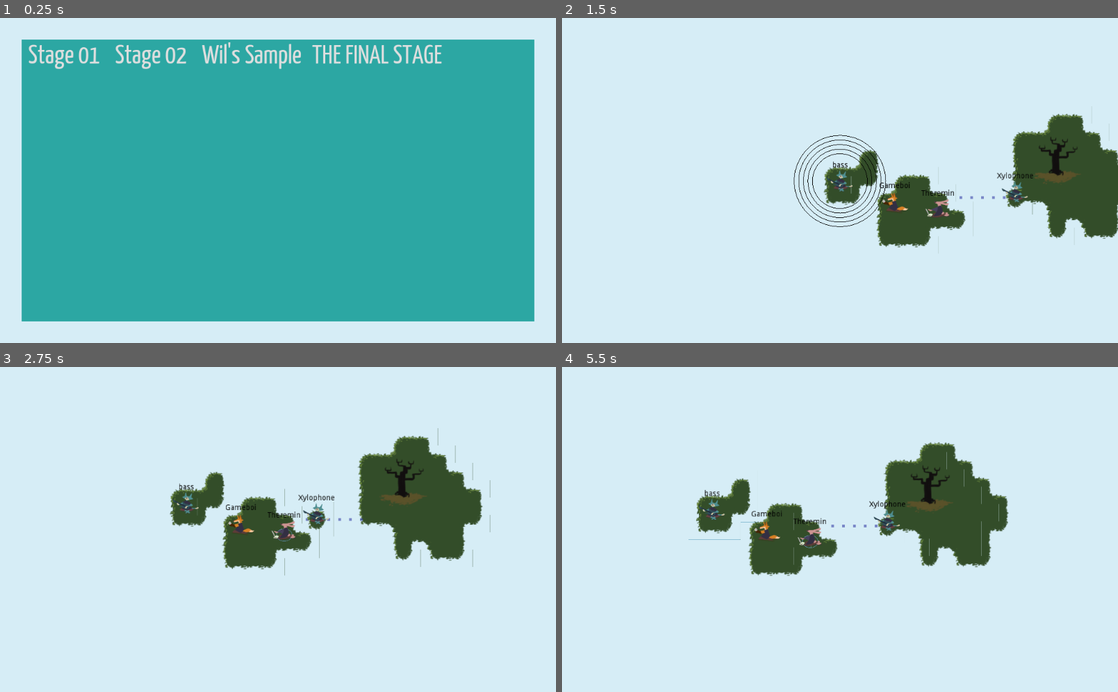
Above: before the commit, frames 1-4 (two rows, left to right).
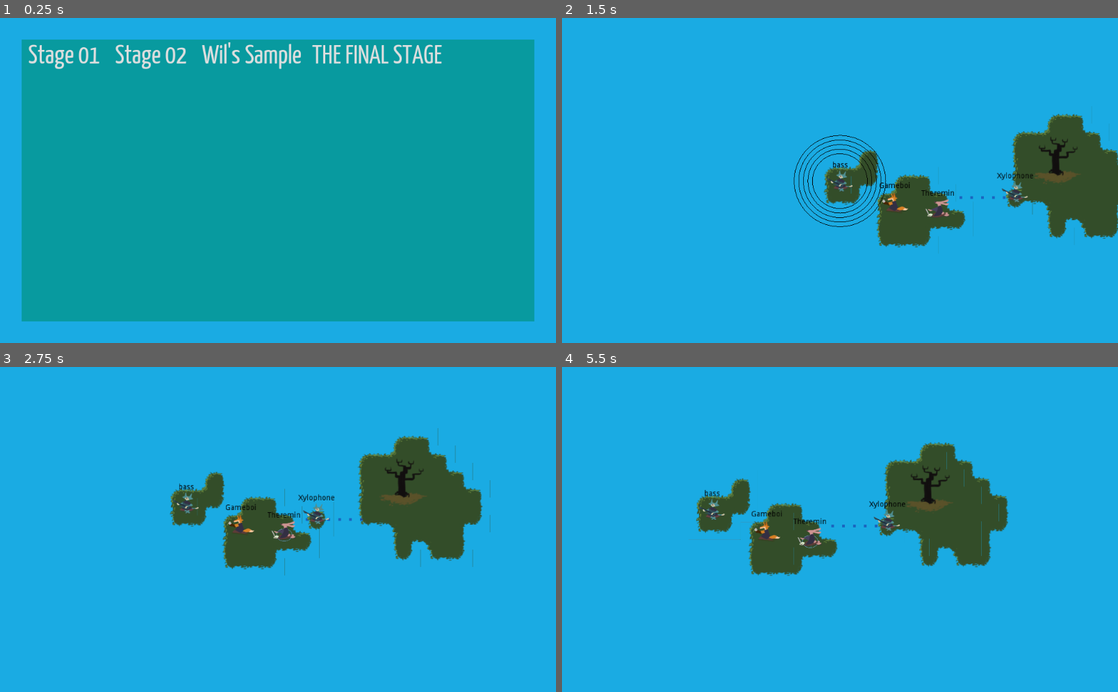
Above: after the commit, the same moments.

Repository: uspgamedev/skyjammers
Game: Godot game, scene res://menus/stage-selector/main.tscn
The game is run twice, just before and just after one commit, with the same random seed, the same clock (stepped at 60 frames per second) and the same inputs. Sound files missing from this copy of the repository are replaced by a short silence.
Inputs:
- Up to frame 1 (0.25 s): no input
- Up to frame 2 (1.5 s): click "Stage 01" at 0.5 s; tap Enter (ui_accept) at 1.25 s; hold Space (action_play) from 1.28 s (still down)
- Up to frame 3 (2.75 s): tap Enter (ui_accept) at 1.52, 2.27 s; release Space (action_play) at 2.03 s; tap Space (action_play) at 2.1 s
- Up to frame 4 (5.5 s): hold Space (action_play) 2.78-3.53 s; tap Space (action_play) at 3.6, 5.1 s; tap Enter (ui_accept) at 3.77, 4.52, 5.27 s; hold Space (action_play) 4.28-5.03 s

The runs differ from the first frame. In frame 1, 98% of the frame differs, in the area x 0-100%, y 0-100%; in frame 2, 92%; in frame 3, 91%; in frame 4, 91%.

Commit message:
Added Stage03

Diff:
--- a/game/project.godot
+++ b/game/project.godot
@@ -22,5 +22,5 @@
 
 [rendering]
 
-environment/default_clear_color=Color( 0.843137, 0.933333, 0.968627, 1 )
+environment/default_clear_color=Color( 0.104828, 0.672428, 0.894531, 1 )
 environment/default_environment="res://default_env.tres"
--- a/game/stages/base.tscn
+++ b/game/stages/base.tscn
@@ -4,7 +4,7 @@
 [ext_resource path="res://input/input.tscn" type="PackedScene" id=2]
 [ext_resource path="res://audio/AudioManager.tscn" type="PackedScene" id=3]
 
-[node name="Stage" type="Node2D" index="0"]
+[node name="Stage" type="Node2D"]
 
 script = ExtResource( 1 )
 initial_bard_path = null
--- /dev/null
+++ b/game/stages/stage03.tscn
@@ -0,0 +1,160 @@
+[gd_scene load_steps=9 format=2]
+
+[ext_resource path="res://stages/base.tscn" type="PackedScene" id=1]
+[ext_resource path="res://islands/tileset.tres" type="TileSet" id=2]
+[ext_resource path="res://Instruments/Bass/Bass.tscn" type="PackedScene" id=3]
+[ext_resource path="res://Movement/PathManager.tscn" type="PackedScene" id=4]
+[ext_resource path="res://Sentinels/Watcher/watcher.tscn" type="PackedScene" id=5]
+[ext_resource path="res://goal/Goal.tscn" type="PackedScene" id=6]
+
+[sub_resource type="Curve2D" id=1]
+
+resource_local_to_scene = true
+bake_interval = 5.0
+_data = {
+"points": PoolVector2Array( 0, 0, 0, 0, 110, 20, 0, 0, 0, 0, 640, 20 )
+}
+_sections_unfolded = [ "Resource" ]
+
+[sub_resource type="Curve2D" id=2]
+
+resource_local_to_scene = true
+bake_interval = 5.0
+_data = {
+"points": PoolVector2Array( 0, 0, 0, 0, 110, 101, 0, 0, 0, 0, 640, 101 )
+}
+_sections_unfolded = [ "Resource" ]
+
+[node name="Stage" index="0" instance=ExtResource( 1 )]
+
+initial_bard_path = NodePath("Instruments/Island/Bass")
+
+[node name="Island" type="TileMap" parent="Instruments" index="0"]
+
+mode = 0
+tile_set = ExtResource( 2 )
+cell_size = Vector2( 32, 32 )
+cell_quadrant_size = 16
+cell_custom_transform = Transform2D( 1, 0, 0, 1, 0, 0 )
+cell_half_offset = 2
+cell_tile_origin = 0
+cell_y_sort = false
+cell_clip_uv = false
+collision_use_kinematic = false
+collision_friction = 1.0
+collision_bounce = 0.0
+collision_layer = 1
+collision_mask = 1
+occluder_light_mask = 1
+format = 1
+tile_data = PoolIntArray( -1, 0, 0, -65536, 1, 0, -65535, 3, 0, 65535, 4, 0, 0, 5, 0, 1, 7, 0, 131071, 12, 0, 65536, 13, 0, 65537, 15, 0 )
+_sections_unfolded = [ "Cell" ]
+
+[node name="Bass" parent="Instruments/Island" index="0" instance=ExtResource( 3 )]
+
+position = Vector2( 15, 10 )
+growth = 18.0
+
+[node name="Path2D" parent="Instruments" index="1" instance=ExtResource( 4 )]
+
+editor/display_folded = true
+curve = SubResource( 1 )
+_sections_unfolded = [ "Transform" ]
+speed = 0.4
+
+[node name="PathFollow2D" parent="Instruments/Path2D" index="0"]
+
+editor/display_folded = true
+
+[node name="Island" type="TileMap" parent="Instruments/Path2D/PathFollow2D" index="0"]
+
+mode = 0
+tile_set = ExtResource( 2 )
+cell_size = Vector2( 32, 32 )
+cell_quadrant_size = 16
+cell_custom_transform = Transform2D( 1, 0, 0, 1, 0, 0 )
+cell_half_offset = 2
+cell_tile_origin = 0
+cell_y_sort = false
+cell_clip_uv = false
+collision_use_kinematic = false
+collision_friction = 1.0
+collision_bounce = 0.0
+collision_layer = 1
+collision_mask = 1
+occluder_light_mask = 1
+format = 1
+tile_data = PoolIntArray( -1, 0, 0, -65536, 1, 0, -65535, 3, 0, 65535, 4, 0, 0, 5, 0, 1, 7, 0, 131071, 12, 0, 65536, 13, 0, 65537, 15, 0 )
+_sections_unfolded = [ "Cell" ]
+
+[node name="Bass" parent="Instruments/Path2D/PathFollow2D/Island" index="0" instance=ExtResource( 3 )]
+
+position = Vector2( 15, 10 )
+
+[node name="Path2D2" parent="Instruments" index="2" instance=ExtResource( 4 )]
+
+editor/display_folded = true
+position = Vector2( 0, -1 )
+curve = SubResource( 2 )
+speed = 0.4
+
+[node name="Island" type="TileMap" parent="Instruments/Path2D2/PathFollow2D" index="0"]
+
+editor/display_folded = true
+position = Vector2( 0, 1 )
+mode = 0
+tile_set = ExtResource( 2 )
+cell_size = Vector2( 32, 32 )
+cell_quadrant_size = 16
+cell_custom_transform = Transform2D( 1, 0, 0, 1, 0, 0 )
+cell_half_offset = 2
+cell_tile_origin = 0
+cell_y_sort = false
+cell_clip_uv = false
+collision_use_kinematic = false
+collision_friction = 1.0
+collision_bounce = 0.0
+collision_layer = 1
+collision_mask = 1
+occluder_light_mask = 1
+format = 1
+tile_data = PoolIntArray( -1, 0, 0, -65536, 1, 0, -65535, 3, 0, 65535, 4, 0, 0, 5, 0, 1, 7, 0, 131071, 12, 0, 65536, 13, 0, 65537, 15, 0 )
+_sections_unfolded = [ "Cell" ]
+
+[node name="Bass" parent="Instruments/Path2D2/PathFollow2D/Island" index="0" instance=ExtResource( 3 )]
+
+position = Vector2( 15, 10 )
+
+[node name="Sentinel" parent="Instruments" index="3" instance=ExtResource( 5 )]
+
+position = Vector2( 360, 0 )
+_sections_unfolded = [ "Transform" ]
+
+[node name="IslandGoal" type="TileMap" parent="Instruments" index="4"]
+
+editor/display_folded = true
+position = Vector2( 720, 20 )
+mode = 0
+tile_set = ExtResource( 2 )
+cell_size = Vector2( 32, 32 )
+cell_quadrant_size = 16
+cell_custom_transform = Transform2D( 1, 0, 0, 1, 0, 0 )
+cell_half_offset = 2
+cell_tile_origin = 0
+cell_y_sort = false
+cell_clip_uv = false
+collision_use_kinematic = false
+collision_friction = 1.0
+collision_bounce = 0.0
+collision_layer = 1
+collision_mask = 1
+occluder_light_mask = 1
+format = 1
+tile_data = PoolIntArray( -2, 0, 0, -1, 1, 0, -65536, 1, 0, -65535, 3, 0, 65534, 12, 0, 65535, 14, 0, 0, 14, 0, 1, 15, 0 )
+_sections_unfolded = [ "Cell", "Transform" ]
+
+[node name="Goal" parent="Instruments/IslandGoal" index="0" instance=ExtResource( 6 )]
+
+
+[editable path="Instruments/Path2D"]
+[editable path="Instruments/Path2D2"]
